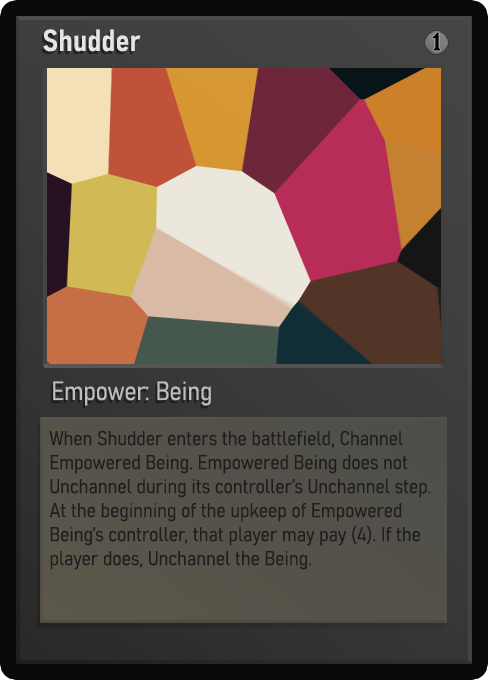
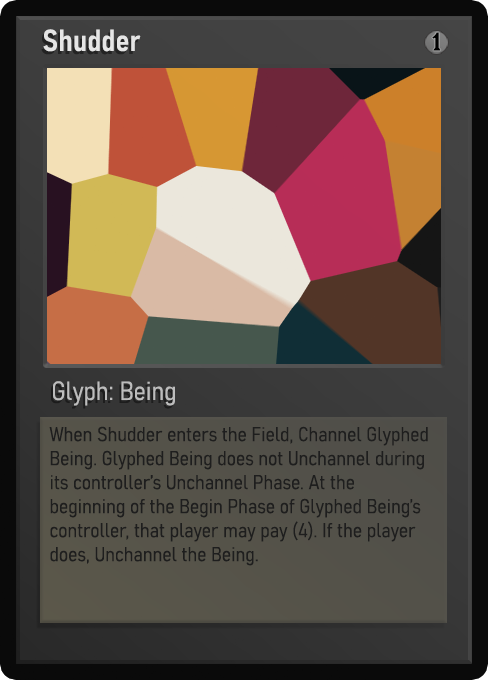
Layers edited between the first and the second 488 x 680 image:
painted on "Class" over [53, 381, 211, 406]
renamed "Desc_smaller" to "Desc_small", showed it, moved it above "Desc_smaller", painted on it over [49, 426, 428, 566]
renamed "Desc_small" to "Desc_smaller", hid it, painted on it over [49, 426, 431, 570]
